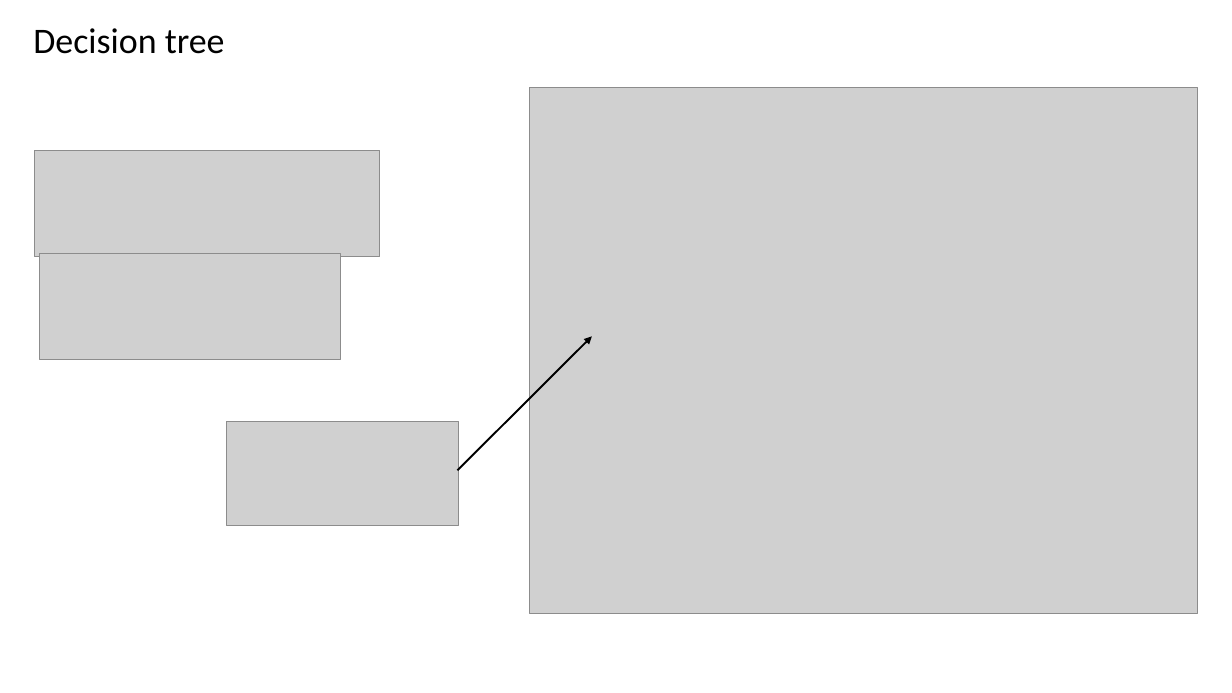
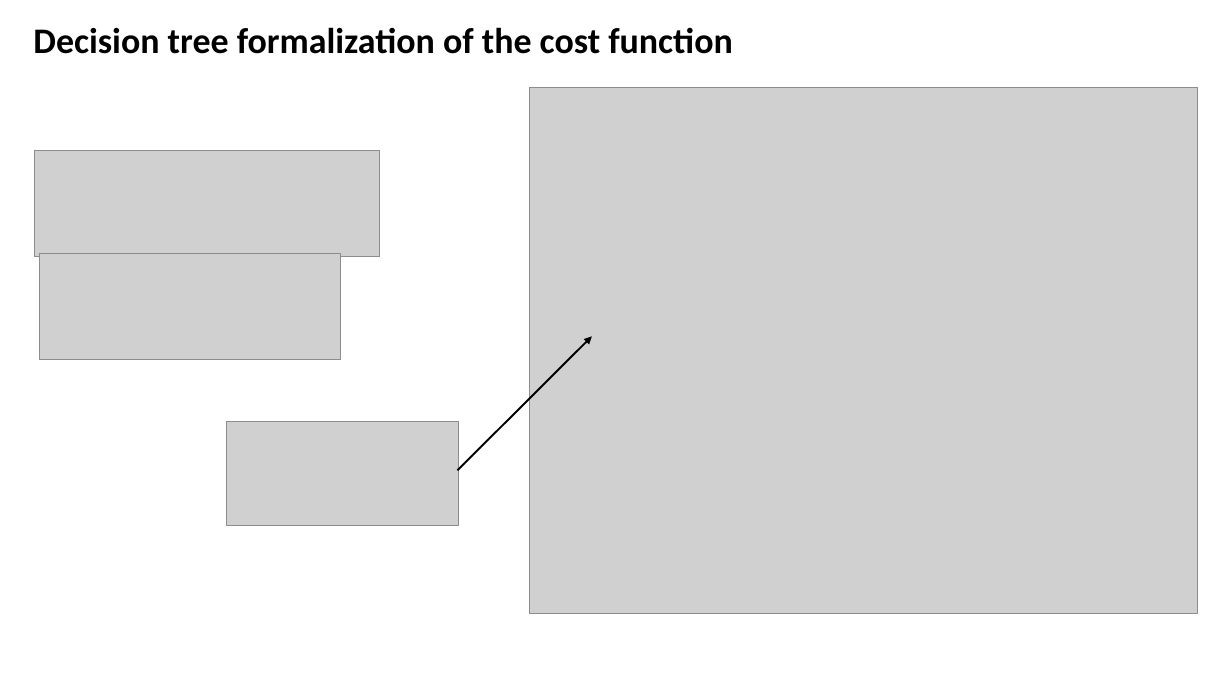
Before and after one commit to CompOmics/ML_AI_Analytical_Chemistry_Course, a slide deck: slide 6 of 03_Evaluation/slides/3_2_DecisionTrees.pptx (slide 7 before the commit). Drawn at 1232x693 pixels with LibreOffice and Linux fonts; fonts in the diff are those of the drawing; grey boxes stand for pictures. Boxes give left, top, right and bottom in pixels: in the first picture for what was removed or moved away, otherwise in the second. Text is boxed around its words. In the diff, an @@ line names an element or a change of style, - is before the commit and + after.

```diff
--- a/03_Evaluation/slides/3_2_DecisionTrees.pptx
+++ b/03_Evaluation/slides/3_2_DecisionTrees.pptx
@@ text at (x1=33, y1=27, x2=732, y2=54): text changed; bold on @@
-Decision tree
+Decision tree formalization of the cost function
```
Also in this commit, not shown: 7 other slides changed, 1 slide removed, 8 other files.
